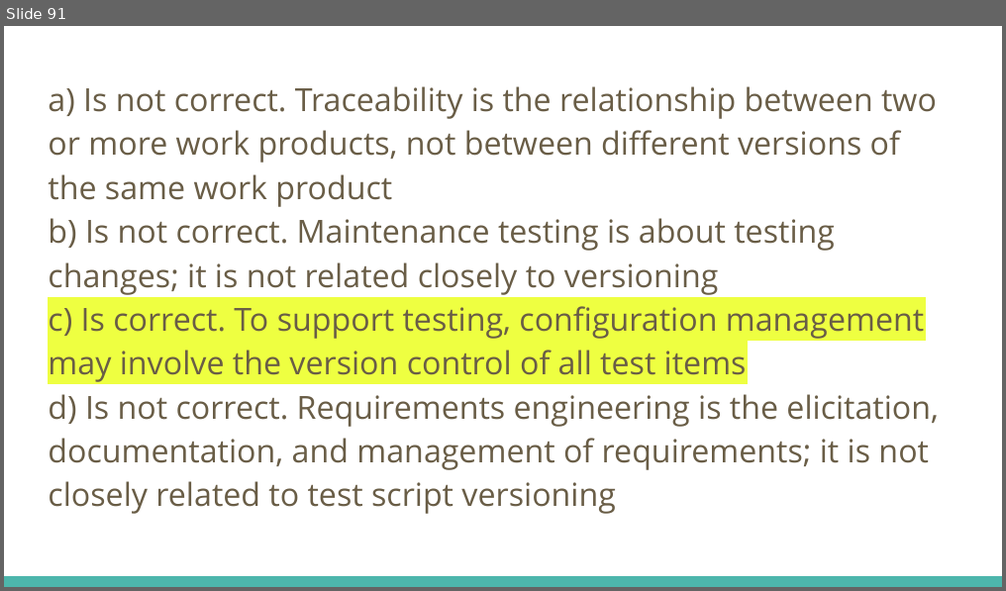
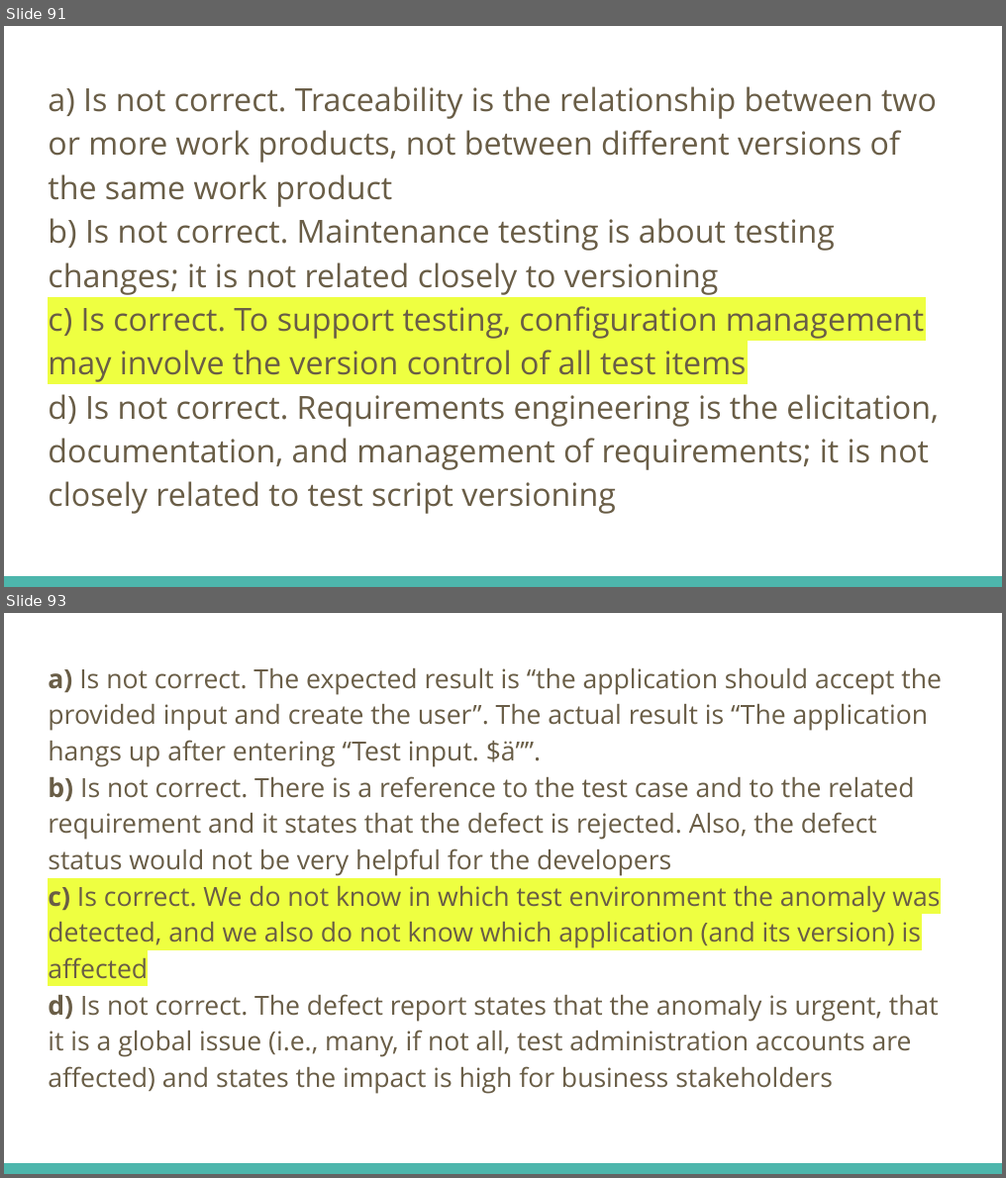
Before and after one commit to fawadmalik/istqb, a slide deck: ISTQB Foundation Level Preparation.pptx. Shown one above the other, each under a label of ours: slide 91 before the commit, slides 91 and 93 after it; the slides between them are not shown. The pictures are 1006x591 and 1006x1178 pixels, drawn with LibreOffice and Linux fonts; fonts in the diff are those of the drawing. Boxes give left, top, right and bottom in pixels: in the first picture for what was removed or moved away, otherwise in the second. Text is boxed around its words. In the diff, an @@ line names an element or a change of style, - is before the commit and + after.

```diff
--- a/ISTQB Foundation Level Preparation.pptx
+++ b/ISTQB Foundation Level Preparation.pptx
@@ slide 93 added at (4, 613, 1002, 1174), background #FFFFFF; not listed: 1 template element that a slide beside it also shows @@
@@ text added at (48, 668, 942, 1094), 19 pt, text #695D46 @@
+a) Is not correct. The expected result is “the application should accept the provided input and create the user”. The actual result is “The application hangs up after entering “Test input. $ä””.
+b) Is not correct. There is a reference to the test case and to the related requirement and it states that the defect is rejected. Also, the defect status would not be very helpful for the developers
+c) Is correct. We do not know in which test environment the anomaly was detected, and we also do not know which application (and its version) is affected
+d) Is not correct. The defect report states that the anomaly is urgent, that it is a global issue (i.e., many, if not all, test administration accounts are affected) and states the impact is high for business stakeholders
```
Also in this commit, not shown: 1 other slide added.
